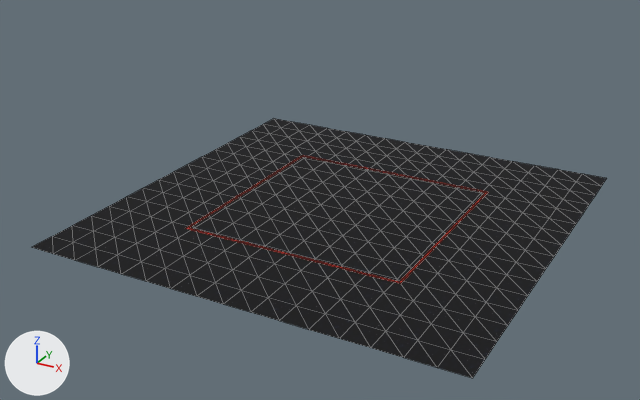
The glTF model Game.Engine/wwwroot/public/assets/base/models/ffa.glb as it was, and as the next commit left it.
Both versions are drawn from a camera (50 mm lens) standing at (1685.0, -3289.0, 1665.0) and looking at (-41.0, -151.0, 96.0). Lighting does not change. The marker at lower left points along +X, +Y and +Z. Mesh edges are drawn as thin lines. Where no turn or scale is listed for an object, it has been applied to the vertices. Vertices at the same position are counted once.

Objects in the first picture: 'bg', 'edge'.
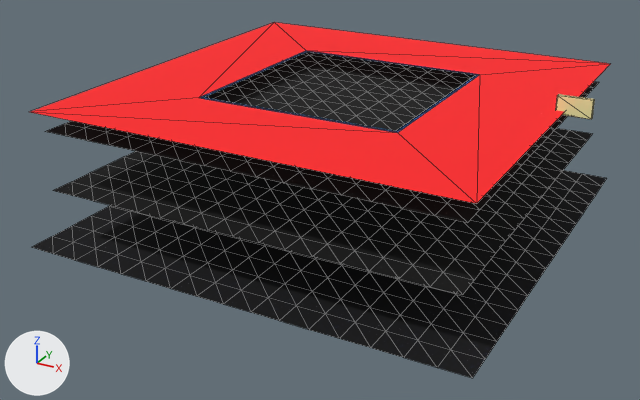
The newer file is also rescaled (x1.431), turned or shifted as a whole; pictures and numbers use the older file's frame.

Pixel boxes [x1, y1, x2, y2] of what changed, in the pictures (640 x 400 px):
'edge.001', added (red)
    after: [30, 22, 610, 204]
'bg.001', added (black)
    after: [53, 128, 592, 295]
'bg.002', added (black)
    after: [45, 52, 599, 223]
'edge', surface changed, moved, rescaled (8% narrower, 36% shorter)
    before: [186, 155, 488, 284]
    after: [200, 51, 479, 133]
'Cube', added (beige)
    after: [556, 94, 595, 119]

Patch to the scene script:
```diff
--- a/Game.Engine/wwwroot/public/assets/base/models/ffa.glb.py
+++ b/Game.Engine/wwwroot/public/assets/base/models/ffa.glb.py
@@ img_colors @@
-img_colors = load_image('colors', '_unpacked/colors', 512, 128, 'sRGB')
+img_colors = load_image('colors', '_unpacked/colors', 512, 256, 'sRGB')
@@ img_bg_stars @@
+img_bg_stars = load_image('bg_stars', '_unpacked/bg_stars', 512, 512, 'sRGB')
@@ mat_assets_base_models_colors_png @@
 mat_assets_base_models_colors_png.texture = img_colors
+mat_assets_base_models_colors_png.roughness = 1.0
@@ mat_redborder @@
+mat_redborder = principled_material('redborder')
+mat_redborder.texture = img_colors
+mat_redborder.roughness = 1.0
@@ mat_bg_stars @@
+mat_bg_stars = principled_material('bg_stars')
+mat_bg_stars.texture = img_bg_stars
+mat_bg_stars.roughness = 1.0
@@ me_cube_013 @@
 me_cube_013.from_pydata(...)  # 128 vertices, 128 faces; spans x -522.0..522.0, y -522.0..522.0, z 0.0
 # used by ob_edge; location = (0.0, 0.0, 0.0); scale = (0.98, 0.98, 1.0)
+# me_cube_013 part 1: texture (UV) coordinates of 128 of 128 faces, centred in x -522.0..522.0, y -522.0..522.0, z 0.0, changed; they spanned u 0.39..0.41, v 0.93..0.93 and now span u 0.78..0.78, v 0.02..0.1
 me_cube_013.materials.append(mat_assets_base_models_colors_png)
@@ me_cube_007 @@
+me_cube_007.from_pydata(...)  # a box spanning x -70.6..70.6, y -9.1..9.1, z -38.2..38.2
+me_cube_007.materials.append(mat_assets_base_models_colors_png)  # picture img_colors
@@ me_cube_003 @@
+me_cube_003.from_pydata(...)  # 8 vertices, 8 faces; spans x -920.0..920.0, y -920.0..920.0, z 0.0
+me_cube_003.materials.append(mat_redborder)  # picture img_colors
@@ me_cube_002 @@
+me_cube_002.from_pydata(...)  # 289 vertices, 512 faces; spans x -885.0..885.0, y -885.0..885.0, z 142.0
+me_cube_002.materials.append(mat_bg_stars)  # picture img_bg_stars
@@ ob_edge @@
 ob_edge = bpy.data.objects.new('edge', me_cube_013)
-ob_edge.location = (0.0, 0.0, 0.0)
-ob_edge.scale = (0.98, 0.98, 1.0)
+ob_edge.location = (0.0, 0.0, 582.0)
+ob_edge.scale = (0.856, 0.856, 0.706)
@@ ob_cube @@
+ob_cube = bpy.data.objects.new('Cube', me_cube_007)
+ob_cube.location = (954.0, 107.0, 606.0)
@@ ob_edge_001 @@
+ob_edge_001 = bpy.data.objects.new('edge.001', me_cube_003)
+ob_edge_001.location = (0.0, 0.0, 582.0)
@@ ob_bg_001 @@
+ob_bg_001 = bpy.data.objects.new('bg.001', me_cube_002)
+ob_bg_001.location = (0.0, 0.0, 99.0)
@@ ob_bg_002 @@
+ob_bg_002 = bpy.data.objects.new('bg.002', me_cube_002.copy())
+ob_bg_002.location = (0.0, 0.0, 355.0)
```
